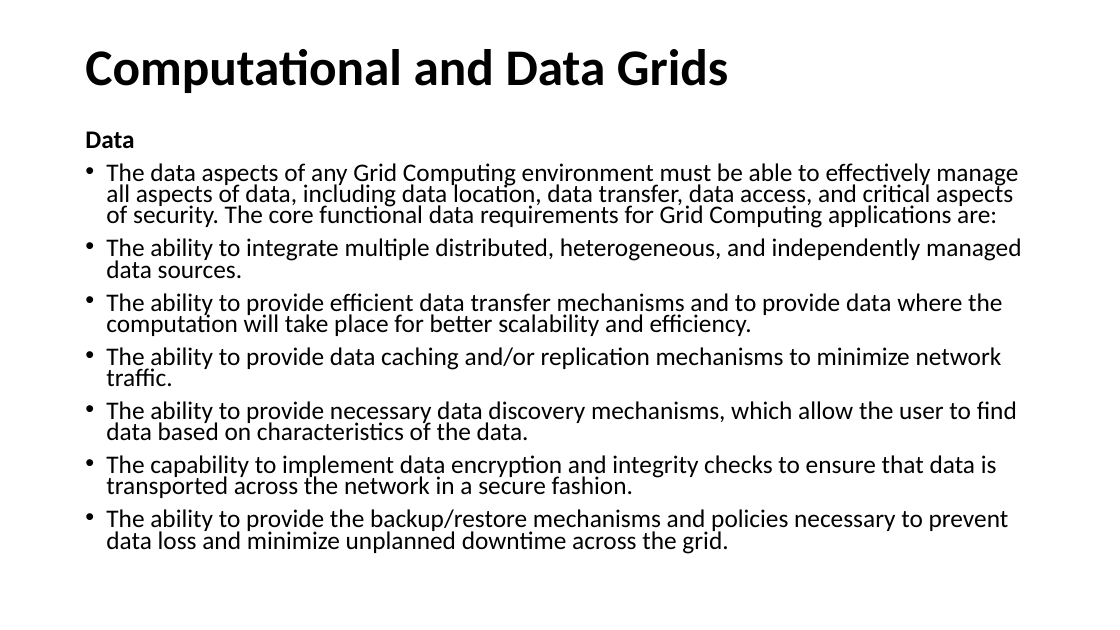
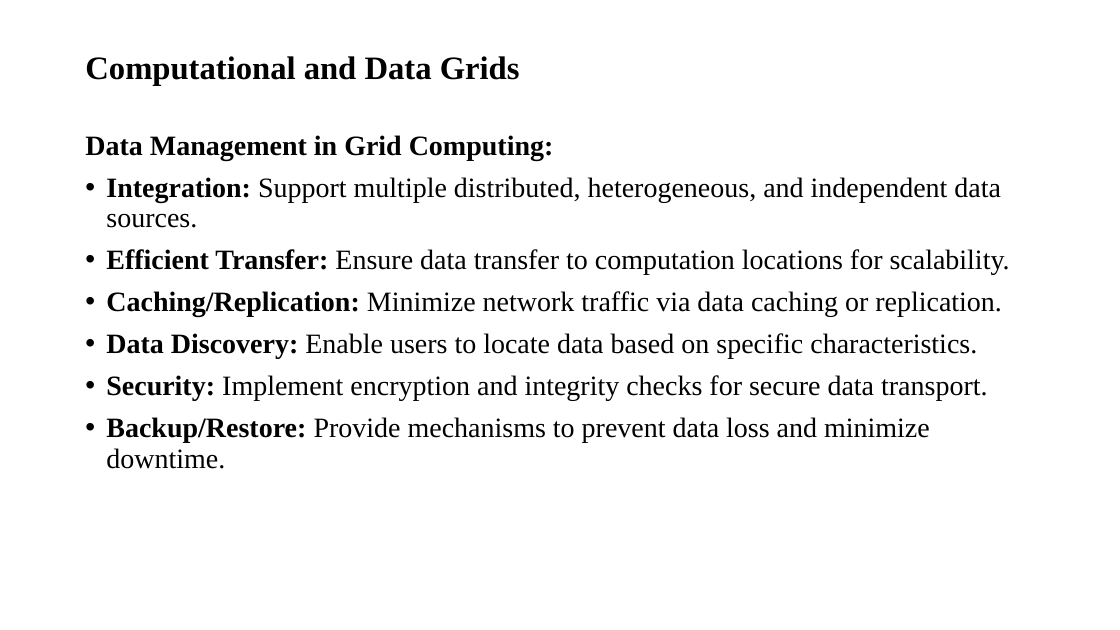
Before and after one commit to CSE-2026/4th-year-sem-2, a slide deck: slide 5 of HPC/UNIT1-PPT.pptx (slide 6 before the commit). Drawn at 1120x630 pixels with LibreOffice and Linux fonts; fonts in the diff are those of the drawing. Boxes give left, top, right and bottom in pixels: in the first picture for what was removed or moved away, otherwise in the second. Text is boxed around its words. In the diff, an @@ line names an element or a change of style, - is before the commit and + after.

```diff
--- a/HPC/UNIT1-PPT.pptx
+++ b/HPC/UNIT1-PPT.pptx
@@ title "Computational and Data Grids" at box(85, 56, 520, 85): size 44 to 28 pt, font Calibri to Times New Roman @@
@@ text at box(85, 135, 1010, 469): text changed; size 21.7 to 24.1 pt; font Calibri to Times New Roman @@
-Data
-• The data aspects of any Grid Computing environment must be able to effectively manage all aspects of data, including data location, data transfer, data access, and critical aspects of security. The core functional data requirements for Grid Computing applications are:
-• The ability to integrate multiple distributed, heterogeneous, and independently managed data sources.
-• The ability to provide efficient data transfer mechanisms and to provide data where the computation will take place for better scalability and efficiency.
-• The ability to provide data caching and/or replication mechanisms to minimize network traffic.
-• The ability to provide necessary data discovery mechanisms, which allow the user to find data based on characteristics of the data.
-• The capability to implement data encryption and integrity checks to ensure that data is transported across the network in a secure fashion.
-• The ability to provide the backup/restore mechanisms and policies necessary to prevent data loss and minimize unplanned downtime across the grid.
+Data Management in Grid Computing:
+• Integration: Support multiple distributed, heterogeneous, and independent data sources.
+• Efficient Transfer: Ensure data transfer to computation locations for scalability.
+• Caching/Replication: Minimize network traffic via data caching or replication.
+• Data Discovery: Enable users to locate data based on specific characteristics.
+• Security: Implement encryption and integrity checks for secure data transport.
+• Backup/Restore: Provide mechanisms to prevent data loss and minimize downtime.
```
Also in this commit, not shown: 27 other slides changed, 10 slides added, 4 slides removed, 5 other files.
